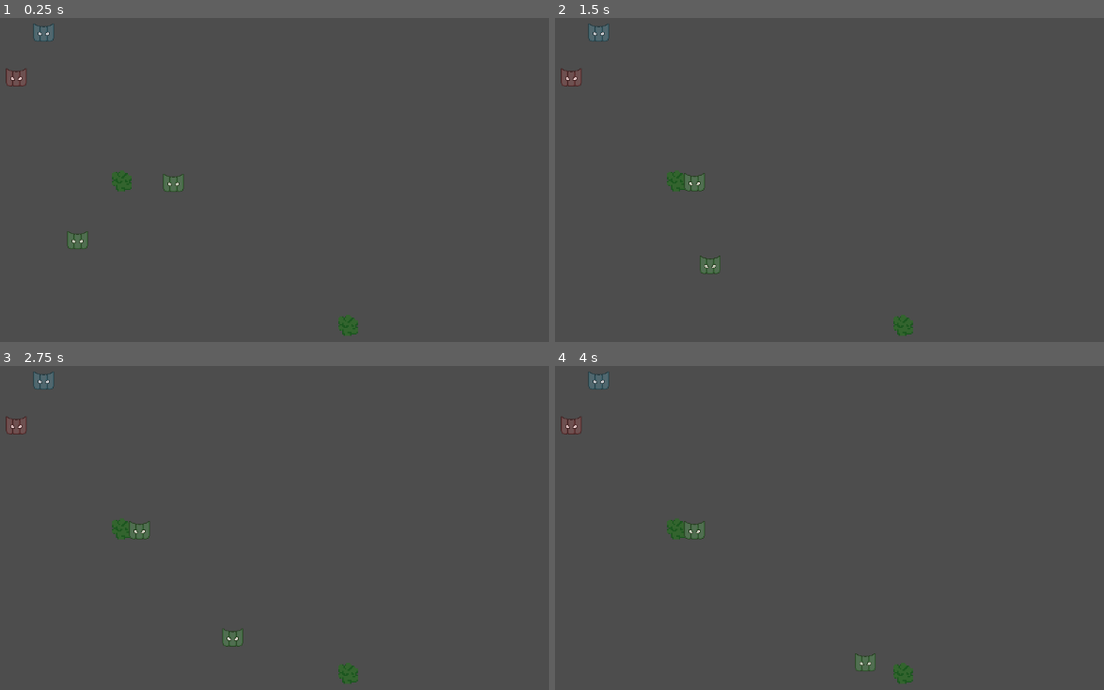
Above: before the commit, frames 1-4 (two rows, left to right).
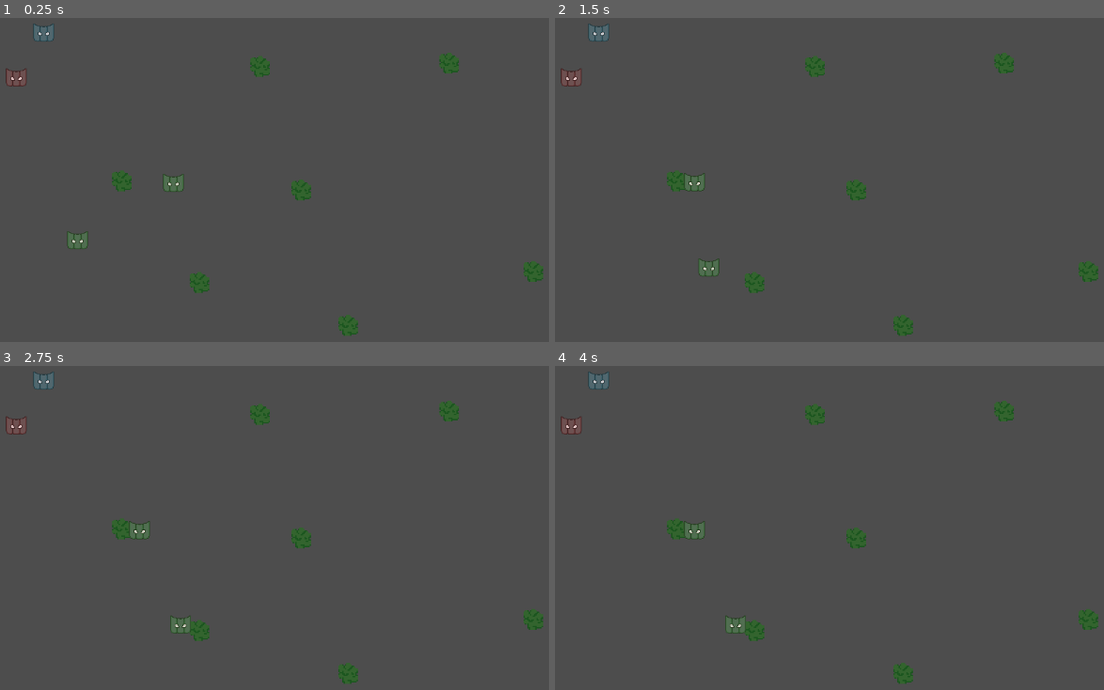
Above: after the commit, the same moments.

Repository: Kayno0o/gwj-86-godot
Game: Godot game, scene res://scenes/game/game.tscn
Two runs of this game, one before a commit and one after it. Both use one fixed random seed, a clock stepped at 60 frames per second and the inputs below.
Inputs:
- Up to frame 1 (0.25 s): no input
- Up to frame 2 (1.5 s): no input
- Up to frame 3 (2.75 s): no input
- Up to frame 4 (4 s): tap Enter at 3.5 s

The runs differ from the first frame. In frame 1, 0.9% of the frame differs, in the area x 34-99%, y 10-85%; in frame 2, 1.0%; in frame 3, 1.3%, in the area x 30-99%, y 10-87%; in frame 4, 1.3%.

Commit message:
fix: mask multi target

Diff:
--- a/scenes/game/game.tscn
+++ b/scenes/game/game.tscn
@@ -13,6 +13,21 @@
 
 [node name="Tree" parent="Objects" instance=ExtResource("3_kelw5")]
 position = Vector2(209, 311)
+
+[node name="Tree3" parent="Objects" instance=ExtResource("3_kelw5")]
+position = Vector2(711, 130)
+
+[node name="Tree4" parent="Objects" instance=ExtResource("3_kelw5")]
+position = Vector2(840, 450)
+
+[node name="Tree5" parent="Objects" instance=ExtResource("3_kelw5")]
+position = Vector2(484, 325)
+
+[node name="Tree6" parent="Objects" instance=ExtResource("3_kelw5")]
+position = Vector2(421, 135)
+
+[node name="Tree7" parent="Objects" instance=ExtResource("3_kelw5")]
+position = Vector2(328, 467)
 
 [node name="Tree2" parent="Objects" instance=ExtResource("3_kelw5")]
 position = Vector2(556, 533)
--- a/scripts/characters/green/mask_green.gd
+++ b/scripts/characters/green/mask_green.gd
@@ -32,7 +32,7 @@
 	var nearest_distance = INF
 
 	for tree in trees:
-		if tree.is_targeted:
+		if tree.is_targeted && tree != target:
 			continue
 
 		var distance = global_position.distance_to(tree.global_position)
